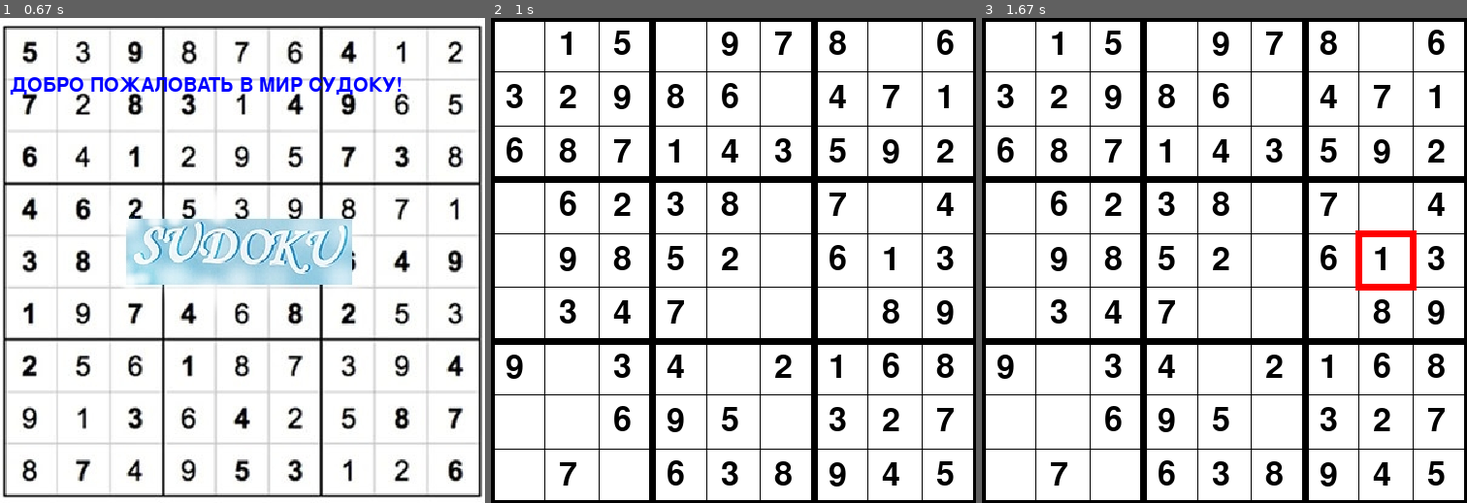
Above: before the commit, frames 1-3 (left to right).
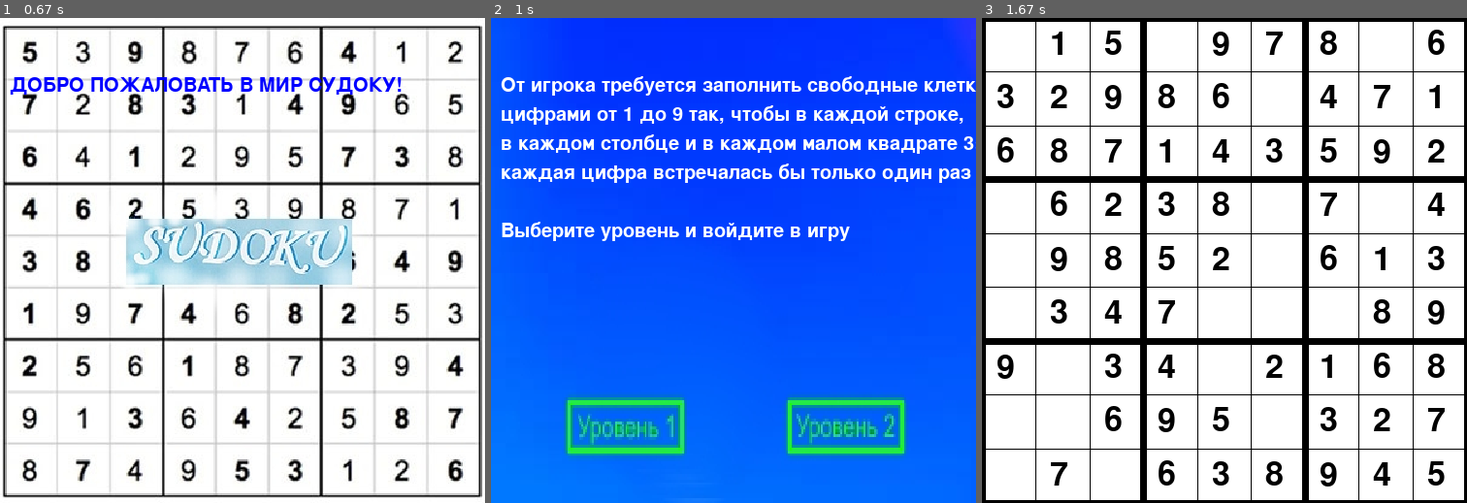
Above: after the commit, the same moments.

Repository: alisamoskovtseva/pygame_project
Game: pygame game, started from example delete.py
Same seed, same stepped clock (60 frames per second), same inputs: the game is played once before the commit and once after it.
Inputs (mouse positions are in pixels of both pictures, inside the frame that each line leads up to):
- Up to frame 1 (0.67 s): no input
- Up to frame 2 (1 s): click (714, 279) at 0.88 s
- Up to frame 3 (1.67 s): click (1379, 245) at 1.22 s

Frame 1 is identical in both runs. In frame 2, 97% of the frame differs, in the area x 0-100%, y 0-100%; in frame 3, 0.6%.

Commit message:
открывается окно с правилами(но я сломала немного и не вводятся числа:()

Diff:
--- a/example delete.py
+++ b/example delete.py
@@ -5,43 +5,40 @@
 import os
 
 pygame.font.init()
-
 screen = pygame.display.set_mode((500, 500))
-
 img = pygame.image.load('data\судоку.jpg')
 pygame.display.set_icon(img)
-
 x = 0
 y = 0
 dif = 500 / 9
 val = 0
-
-# ПОЛЕ
-
-
-
-a = 3
-side = a * a
-
-
-def pattern(r, c):
-    return (a * (r % a) + r // a + c) % side
-
+q = 3
+side = q * q
 c = 0
+maps = [[0, 0, 0, 0, 0, 0, 0, 0, 0],
+        [0, 0, 0, 0, 0, 0, 0, 0, 0],
+        [0, 0, 0, 0, 0, 0, 0, 0, 0],
+        [0, 0, 0, 0, 0, 0, 0, 0, 0],
+        [0, 0, 0, 0, 0, 0, 0, 0, 0],
+        [0, 0, 0, 0, 0, 0, 0, 0, 0],
+        [0, 0, 0, 0, 0, 0, 0, 0, 0],
+        [0, 0, 0, 0, 0, 0, 0, 0, 0],
+        [0, 0, 0, 0, 0, 0, 0, 0, 0]]
+
 while c != 9:
     c = 0
     hor = [set(range(1, 10)) for _ in range(10)]
     ver = [set(range(1, 10)) for _ in range(10)]
     kvadr = [[set(range(1, 10)), set(range(1, 10)), set(range(1, 10))] for _ in range(3)]
     maps = [[0, 0, 0, 0, 0, 0, 0, 0, 0],
-           [0, 0, 0, 0, 0, 0, 0, 0, 0],
-           [0, 0, 0, 0, 0, 0, 0, 0, 0],
-           [0, 0, 0, 0, 0, 0, 0, 0, 0],
-           [0, 0, 0, 0, 0, 0, 0, 0, 0],
-           [0, 0, 0, 0, 0, 0, 0, 0, 0],
-           [0, 0, 0, 0, 0, 0, 0, 0, 0],
-           [0, 0, 0, 0, 0, 0, 0, 0, 0],
-           [0, 0, 0, 0, 0, 0, 0, 0, 0]]
+            [0, 0, 0, 0, 0, 0, 0, 0, 0],
+            [0, 0, 0, 0, 0, 0, 0, 0, 0],
+            [0, 0, 0, 0, 0, 0, 0, 0, 0],
+            [0, 0, 0, 0, 0, 0, 0, 0, 0],
+            [0, 0, 0, 0, 0, 0, 0, 0, 0],
+            [0, 0, 0, 0, 0, 0, 0, 0, 0],
+            [0, 0, 0, 0, 0, 0, 0, 0, 0],
+            [0, 0, 0, 0, 0, 0, 0, 0, 0]]
     for i in range(9):
         for j in range(9):
 
@@ -116,9 +113,8 @@
         for event in pygame.event.get():
             if event.type == pygame.QUIT:
                 terminate()
-            elif event.type == pygame.KEYDOWN or \
-                    event.type == pygame.MOUSEBUTTONDOWN:
-                return game_rules()
+            elif event.type == pygame.MOUSEBUTTONDOWN:
+                game_rules()
         pygame.display.flip()
         clock.tick(FPS)
 
@@ -142,7 +138,14 @@
         intro_rect.x = 10
         text_coord += intro_rect.height
         screen.blit(string_rendered, intro_rect)
-    draw()
+    while True:
+        for event in pygame.event.get():
+            if event.type == pygame.QUIT:
+                terminate()
+            elif event.type == pygame.MOUSEBUTTONDOWN:
+                draw()
+        pygame.display.flip()
+        clock.tick(FPS)
 
 
 # ИГРОВОЙ ДВИЖОК#
@@ -264,6 +267,8 @@
 if __name__ == '__main__':
     running = True
     start_screen()
+    game_rules()
+
     while run:
         screen.fill((255, 255, 255))
         for event in pygame.event.get():
